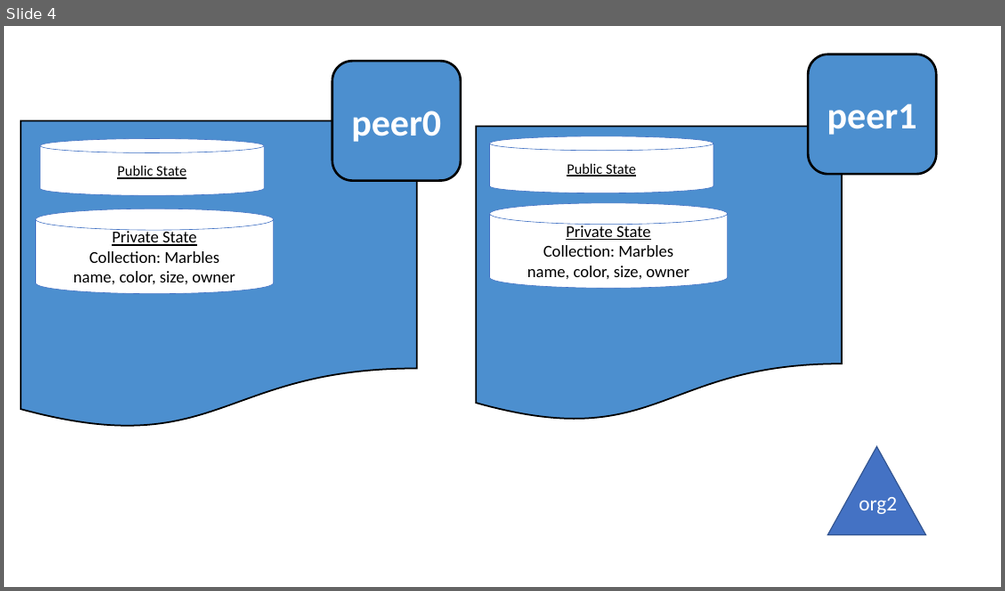
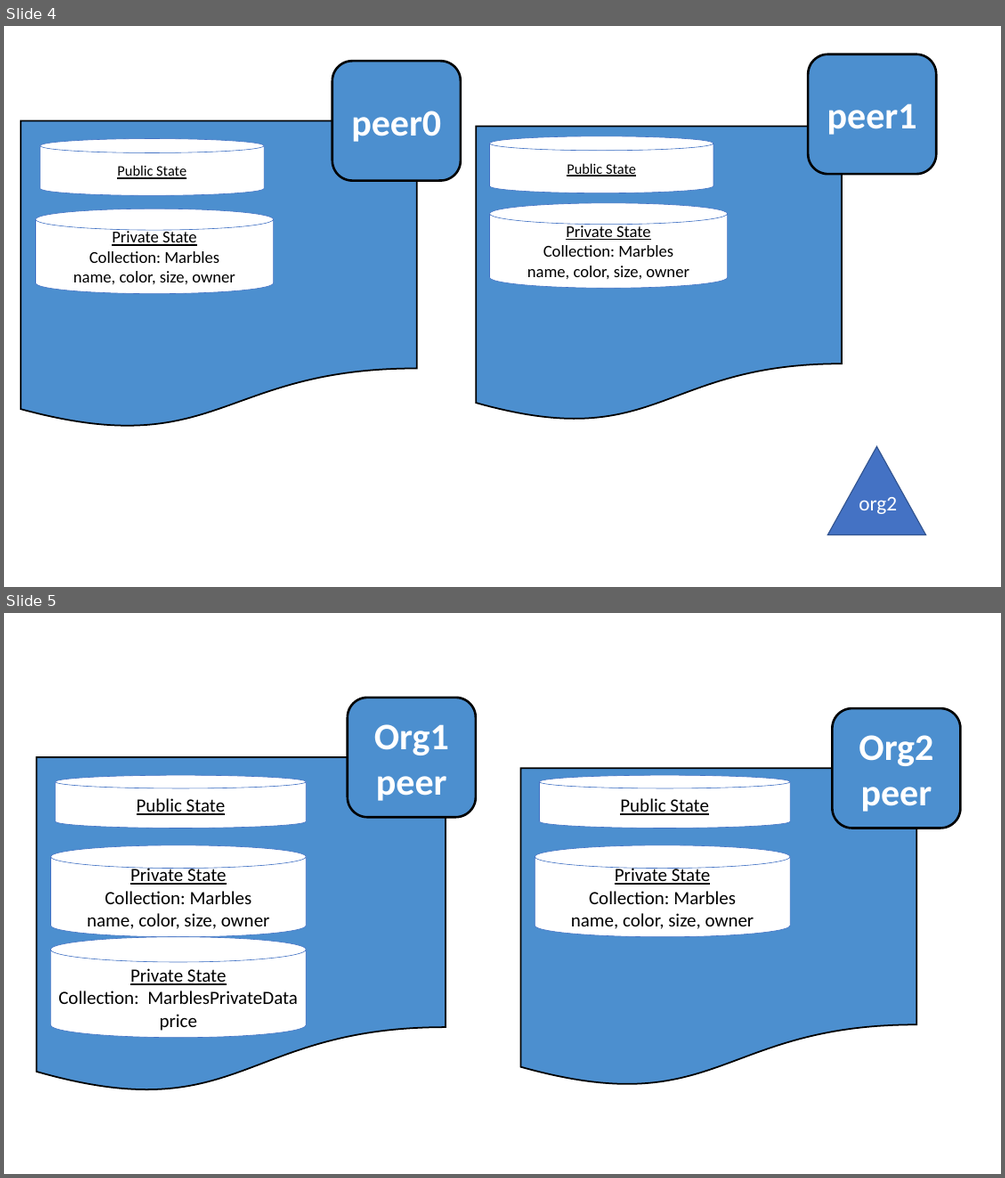
Before and after one commit to hyperledger/fabric-docs-i18n, a slide deck: docs/source/images/SideDBTutorialImages.pptx. Shown one above the other, each under a label of ours: slide 4 before the commit, slides 4 and 5 after it. The pictures are 1005x591 and 1005x1178 pixels, drawn with LibreOffice and Linux fonts; fonts in the diff are those of the drawing. Boxes give left, top, right and bottom in pixels: in the first picture for what was removed or moved away, otherwise in the second. Text is boxed around its words. In the diff, an @@ line names an element or a change of style, - is before the commit and + after.

```diff
--- a/docs/source/images/SideDBTutorialImages.pptx
+++ b/docs/source/images/SideDBTutorialImages.pptx
@@ slide 5 added at (4, 613, 1001, 1174), background #FFFFFF @@
@@ rounded rectangle added at (348, 698, 476, 817), fill #4C8FCF, outline #000000 2.25 pt, 36 pt, text #FFFFFF, bold @@
+Org1 peer
@@ rounded rectangle added at (833, 709, 961, 828), fill #4C8FCF, outline #000000 2.25 pt, 36 pt, text #FFFFFF, bold @@
+Org2 peer
@@ freeform shape added at (37, 757, 446, 1089), fill #4C8FCF, outline #000000 1.5 pt @@
@@ freeform shape added at (521, 769, 917, 1084), fill #4C8FCF, outline #000000 1.5 pt @@
@@ cylinder added at (56, 775, 306, 828), fill #FFFFFF, outline #4472C4 0.5 pt, 18 pt, text #000000, underline @@
+Public State
@@ cylinder added at (540, 775, 790, 828), fill #FFFFFF, outline #4472C4 0.5 pt, 18 pt, text #000000, underline @@
+Public State
@@ cylinder added at (51, 845, 306, 937), fill #FFFFFF, outline #4472C4 0.5 pt, 18 pt, text #000000 @@
+Private State
+Collection: Marbles
+name, color, size, owner
@@ cylinder added at (535, 845, 790, 937), fill #FFFFFF, outline #4472C4 0.5 pt, 18 pt, text #000000 @@
+Private State
+Collection: Marbles
+name, color, size, owner
@@ cylinder added at (50, 937, 306, 1037), fill #FFFFFF, outline #4472C4 0.5 pt, 18 pt, text #000000 @@
+Private State
+Collection: MarblesPrivateData
+price
```
Also in this commit, not shown: 57 other files.
